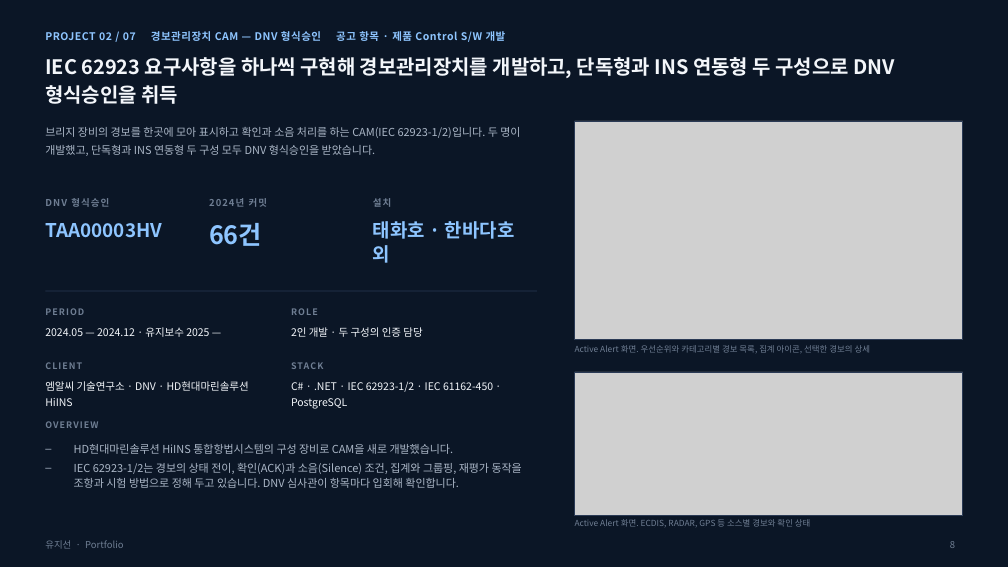
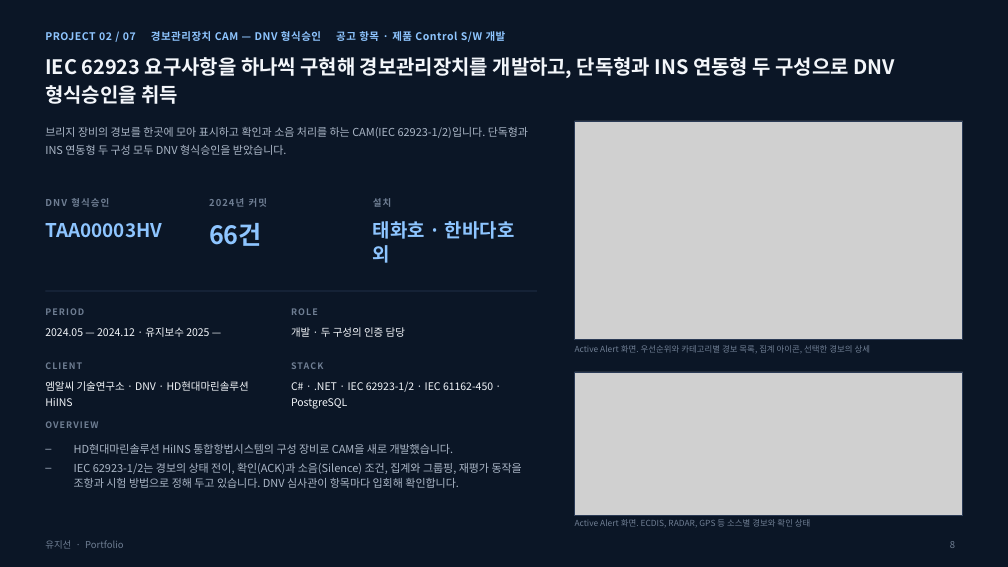
Before and after one commit to maintains00/portfolio, a slide deck: slide 8 of docs/포트폴리오_유지선.pptx. Drawn at 1008x567 pixels with LibreOffice and Linux fonts; fonts in the diff are those of the drawing; grey boxes stand for pictures. Boxes give left, top, right and bottom in pixels: in the first picture for what was removed or moved away, otherwise in the second. Text is boxed around its words. In the diff, an @@ line names an element or a change of style, - is before the commit and + after.

```diff
--- a/docs/포트폴리오_유지선.pptx
+++ b/docs/포트폴리오_유지선.pptx
@@ text at <box>45,127,528,155</box>: text changed @@
-브리지 장비의 경보를 한곳에 모아 표시하고 확인과 소음 처리를 하는 CAM(IEC 62923-1/2)입니다. 두 명이 개발했고, 단독형과 INS 연동형 두 구성 모두 DNV 형식승인을 받았습니다.
+브리지 장비의 경보를 한곳에 모아 표시하고 확인과 소음 처리를 하는 CAM(IEC 62923-1/2)입니다. 단독형과 INS 연동형 두 구성 모두 DNV 형식승인을 받았습니다.
@@ text at <box>291,327,405,337</box>: text changed @@
-2인 개발 · 두 구성의 인증 담당
+개발 · 두 구성의 인증 담당
```
Also in this commit, not shown: 8 other slides changed, 3 other files.
